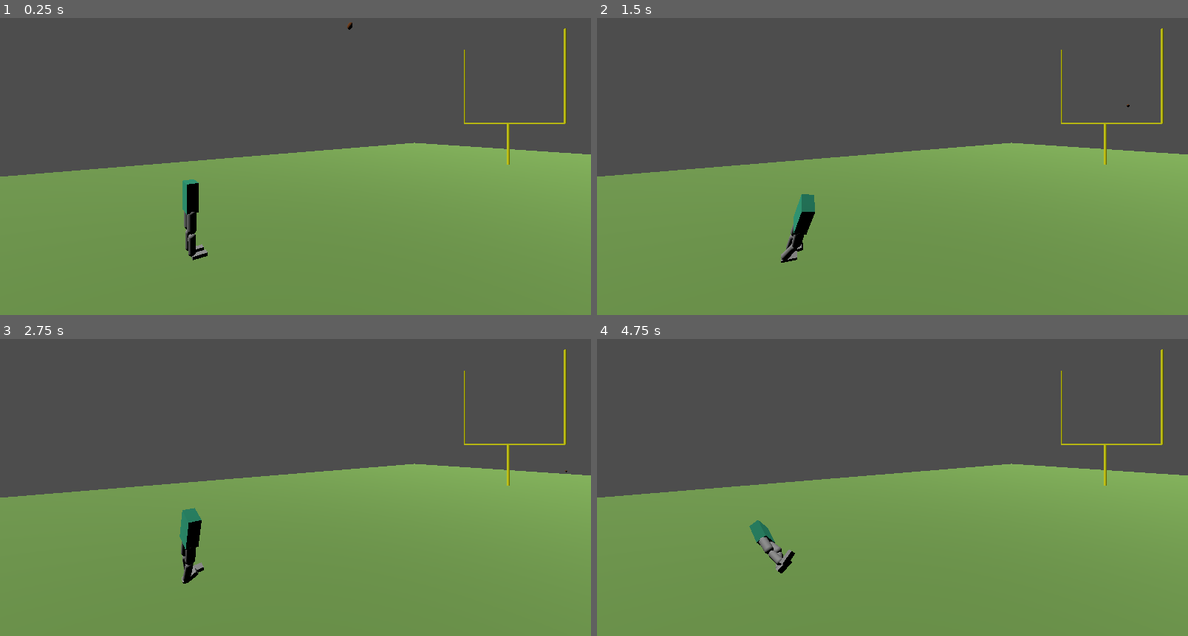
Above: before the commit, frames 1-4 (two rows, left to right).
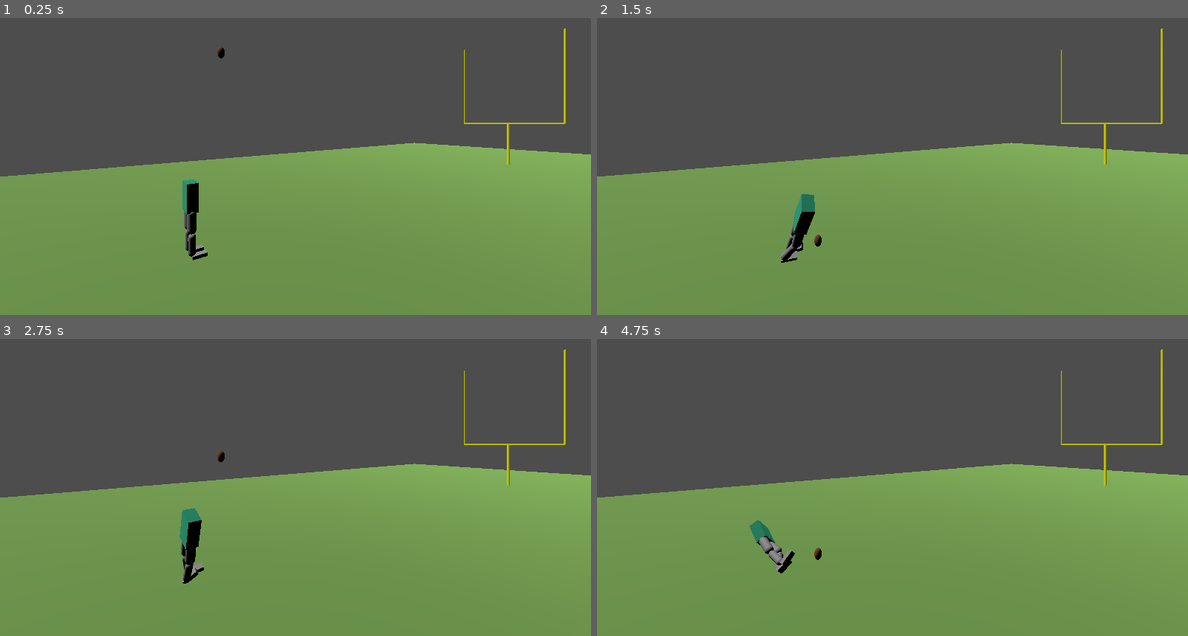
Above: after the commit, the same moments.

Repository: Edryst/field-goal-ai
Game: Godot game, scene res://Scenes/main.tscn
The game is run twice, just before and just after one commit, with the same random seed, the same clock (stepped at 60 frames per second) and the same inputs. The project has no main scene, so this scene is started directly.
Inputs:
- Up to frame 1 (0.25 s): no input
- Up to frame 2 (1.5 s): tap Enter at 0.5 s; hold L (right_ankle_negative) 0.53-1.28 s; hold D (left_ankle_negative) from 1.28 s (still down)
- Up to frame 3 (2.75 s): release D (left_ankle_negative) at 2.03 s; hold L (right_ankle_negative) from 2.03 s (still down)
- Up to frame 4 (4.75 s): release L (right_ankle_negative) at 3.53 s; hold D (left_ankle_negative) from 3.53 s (still down)

The runs differ from the first frame. In frame 1, less than 0.1% of the frame differs, in the area x 36-60%, y 1-14%; in frame 2, less than 0.1%; in frame 3, less than 0.1%; in frame 4, less than 0.1%.

Commit message:
Add episode lifecycle and football reset

Diff:
--- a/godot/Scripts/episode_manager.gd
+++ b/godot/Scripts/episode_manager.gd
@@ -3,6 +3,9 @@
 # Reference to Garry so the episode manager can tell him
 # when to reset between attempts.
 @onready var garry = $"../Garry"
+
+# Reference to the football so we can reset it between attempts
+@onready var football = $"../Football"
 
 # ============================================================
 # EPISODE SETTINGS
@@ -97,17 +100,16 @@
 	# this episode is already being cleaned up.
 	episode_ending = true
 
-	print(
-		"Episode ",
-		episode_number,
-		" ended: ",
-		reason
-	)
+	# Record why this attempt ended
+	print("Episode ", episode_number, " ended: ", reason)
 
-	# Wait until Garry has completely reset before allowing
+	# Wait until Garry and Football has completely reset before allowing
 	# the next training attempt to begin.
 	await garry.reset_garry()
+	await football.reset_football()
 
+	# Both objects cleaned and ready for next attempt
 	start_episode()
 
+	# Begin next attempt
 	episode_ending = false
--- a/godot/Scripts/football.gd
+++ b/godot/Scripts/football.gd
@@ -1,13 +1,37 @@
 extends RigidBody3D
 
+
+# ============================================================
+# FOOTBALL RESET DATA
+# ============================================================
+
+# Stores the football's original position and rotation.
+var initial_transform: Transform3D
+
+
 func _ready() -> void:
-	# Apply instantanious shove (impulse)
-	apply_central_impulse(
-		Vector3(
-		0.0, # x: no sideways force
-		2.95, # y: upwards
-		-8.0) # z: the direction towards goal (along negative z)
-		)
+	# Remember where the football starts before physics moves it.
+	initial_transform = global_transform
 
-	# Rotation of the football
-	angular_velocity = Vector3(12.0, 0.0, 0.0)
+
+func reset_football() -> void:
+	# Temporarily prevent gravity and collisions from moving the ball.
+	freeze = true
+
+	# Return the football to its original position and rotation.
+	global_transform = initial_transform
+
+	# Remove all movement from the previous attempt.
+	linear_velocity = Vector3.ZERO
+	angular_velocity = Vector3.ZERO
+
+	# Allow one physics frame for the reset position to register.
+	await get_tree().physics_frame
+
+	# Clear any remaining movement before releasing the football.
+	linear_velocity = Vector3.ZERO
+	angular_velocity = Vector3.ZERO
+
+	# Resume normal physics simulation.
+	freeze = false
+	sleeping = false
